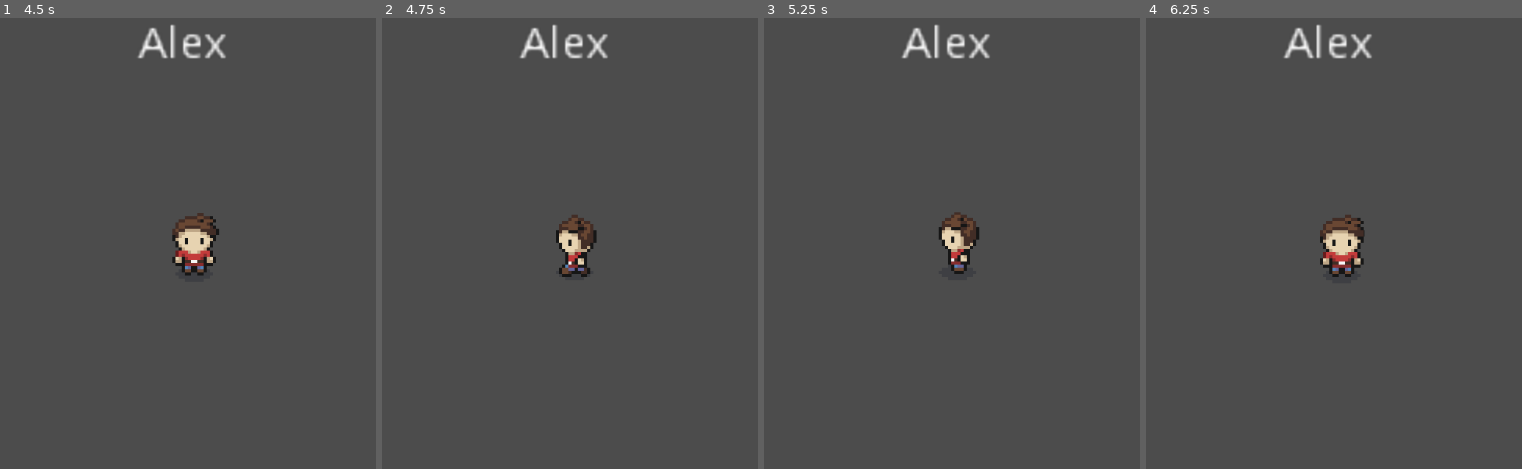
Above: before the commit, frames 1-4 (left to right).
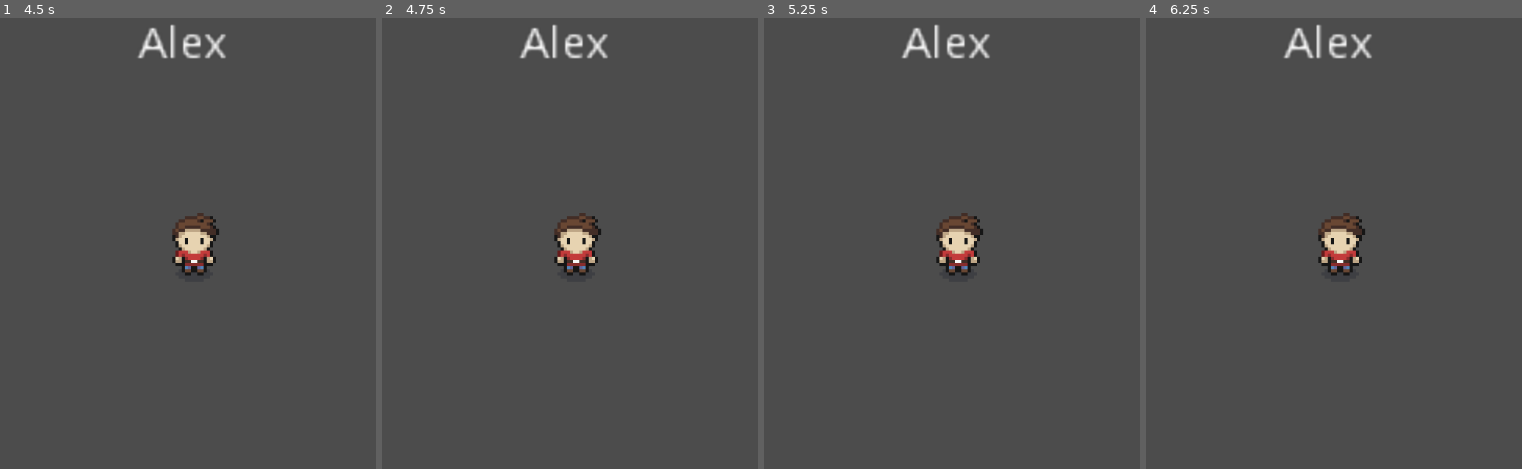
Above: after the commit, the same moments.

Repository: JU-2094/MindClub
Game: Godot game, scene res://scenes/Multmenu.tscn
Two runs of this game, one before a commit and one after it. Both use one fixed random seed, a clock stepped at 60 frames per second and the inputs below.
Inputs (mouse positions are in pixels of both pictures, inside the frame that each line leads up to):
- Up to frame 1 (4.5 s): click (206, 135) at 0.52 s; type "Alex" at 0.6 s; click (214, 320) at 0.75 s; type "Alex" at 0.83 s; click "CREATE" at 1.25 s; tap Enter at 2 s; drag from (278, 220) to (274, 144) at 2.02 s; drag from (195, 248) to (154, 342) at 2.77 s; move the mouse to (274, 144) at 3.52 s; click (274, 144) at 3.67 s; tap Space at 4.25 s; drag from (154, 342) to (outside the picture) at 4.27 s
- Up to frame 2 (4.75 s): no input
- Up to frame 3 (5.25 s): move the mouse to (outside the picture) at 5.02 s; click (outside the picture) at 5.17 s
- Up to frame 4 (6.25 s): tap Enter at 5.75 s; drag from (outside the picture) to (1341, 248) at 5.77 s

Frame 1 is identical in both runs. In frame 2, 1.0% of the frame differs, in the area x 45-59%, y 43-58%; in frame 3, 1.0%; in frame 4, 0.7%.
Error in both runs: Invalid get index '1' (on base: 'Array'). (res://scripts/Multmenu.gd:10)

Commit message:
swipe improved

Diff:
--- a/Players/Player.tscn
+++ b/Players/Player.tscn
@@ -436,16 +436,16 @@
 [node name="SwipeDetector" parent="." instance=ExtResource( 3 )]
 process_method = "Fixed"
 
-[node name="AttackRight" type="Area2D" parent="SwipeDetector"]
-position = Vector2( 26.8537, -8.57825 )
+[node name="AttackArea" type="Area2D" parent="SwipeDetector"]
+position = Vector2( 27.0402, -8.57825 )
 __meta__ = {
 "_edit_group_": true
 }
 
-[node name="CollisionPolygon2D" type="CollisionPolygon2D" parent="SwipeDetector/AttackRight"]
+[node name="CollisionPolygon2D" type="CollisionPolygon2D" parent="SwipeDetector/AttackArea"]
 position = Vector2( 13.7538, -16.0376 )
 scale = Vector2( 1.24476, 1 )
-polygon = PoolVector2Array( -36.8503, 10.1753, -36.8503, -9.8247, -24.7997, -9.8247, -4.71546, -4.8247, 3.31824, 15.1753, 3.31824, 35.1753, -14.7576, 35.1753, -17.0085, 21.3282, -24.7997, 10.1753 )
+polygon = PoolVector2Array( -53.5634, -6.83081, -41.8778, -10.1875, -24.7997, -9.8247, -7.12077, -5.71191, 3.31824, 15.1753, 3.31824, 35.1753, -14.7576, 35.1753, -17.0085, 21.3282, -24.7997, 10.1753, -40.2299, 9.95272, -48.0202, 17.4121, -53.2638, 33.4497, -69.7434, 33.0767, -68.3951, 16.6661, -63.601, 2.67986 )
 
 [node name="SwipeArea" type="Area2D" parent="SwipeDetector"]
 __meta__ = {
--- a/scripts/Player.gd
+++ b/scripts/Player.gd
@@ -1,4 +1,4 @@
-extends KinematicBody2D
+	extends KinematicBody2D
 
 #onready var trail = $Trail
 #onready var sectors = $Sectors
@@ -18,7 +18,16 @@
 var elapsed_time
 var DO_DASH = 40
 var DISTANCE_DASH =  5000
+var SWIPE_TOLERANCE = 10
+var DO_SWIPE_01_X = 95
+var DO_SWIPE_01_Y = 100
 var prev_area
+var ini_area
+var lock_area
+var lock_swipe
+var count_tolerance
+var flag_swipe
+
 #Network
 slave var slave_position = Vector2()
 # ToDo List:
@@ -53,6 +62,7 @@
 	anim_handler.start("idle_down")
 	prev_dir = ""
 	prev_area = ""
+	lock_swipe = 0
 	pass
 
 func _physics_process(delta):
@@ -104,26 +114,44 @@
 	init_time = OS.get_ticks_msec()
 	updpoint = Vector2(0,0)
 	endpoint = Vector2(0,0)
-
-	prev_area = partial_gesture.get_area().get_name()
-	print('\n--Area detected::',partial_gesture.get_area().get_name())
+	count_tolerance = 0
+
+	ini_area = partial_gesture.get_area().get_name()
+	flag_swipe = 1
+	if partial_gesture.get_area().get_name() != "SwipeArea" and !lock_swipe:
+		lock_swipe = 1
+		lock_area = partial_gesture.get_area().get_name()
+	elif partial_gesture.get_area().get_name() != "SwipeArea":
+		init_time = 0
+
 	#self.position=startpoint
 	pass
   #trail.set_position(point)
   #trail.set_emitting(true)
 
+# This callback is called by all Areas affected
 func _on_SwipeDetector_swipe_updated( partial_gesture ):
+
+	if prev_area != partial_gesture.get_area().get_name():
+		count_tolerance = 0
+	else:
+		count_tolerance += 1
+
+	prev_area = partial_gesture.get_area().get_name()
 	updpoint = partial_gesture.last_point()
-	# print(updpoint)
-	pass
-  #trail.set_position(point)
+
+	if count_tolerance > SWIPE_TOLERANCE:
+		flag_swipe = 0
+
+	pass
+# trail.set_position(point)
 
 
 func _on_SwipeDetector_swipe_ended( gesture ):
-	print('--Swipe ended--\n')
-	print('--Final area::', gesture.get_area().get_name())
-
+	if prev_area == lock_area:
+		lock_swipe = 0
 	endpoint = gesture.last_point()
+
 	init_time  = 0
 	elapsed_time = 0
 	# print(endpoint)
@@ -132,7 +160,6 @@
 
 	var delta_x = startpoint.x - endpoint.x
 	var delta_y = startpoint.y - endpoint.y
-
 	# ToDo Add code for attack gestures. Only dash is considered
 	# The threshold for doing the dash is 40
 	# This only supports 4 directions (up, down, left, right)
@@ -145,10 +172,15 @@
 		move_and_slide(dir_vector * DISTANCE_DASH , Vector2(0,0))
 		pass
 
-	if prev_area != gesture.get_area().get_name():
-		# gesture.swipe_stop(prev_area, true)
-		print('here')
+	# TODO ERROR HERE... TRY TO COMBINE CONDITIONS
+	print('delta_x::', delta_x, '  delta_y::', delta_y)
+	print(gesture.get_speed())
+	print(gesture.get_duration())
+	if flag_swipe and (delta_x >= DO_SWIPE_01_X) and (delta_y >= DO_SWIPE_01_Y):
+		print('ATTACK')
 		pass
+
+
 
 	"""
 	print("angle:",str(gesture.get_direction_angle()))
@@ -159,20 +191,19 @@
 	"""
 	pass
 
-
 func _on_SwipeDetector_swiped( gesture ):
-	#dir = gesture.get_direction()7
+	# dir = gesture.get_direction()
 	var curve =gesture.get_curve()
-
 	# print('last ', gesture.last_point())
 	pass
-
 
 func _on_SwipeDetector_swipe_failed():
 	# print("curr_position",self.position)
 	# print("gesture last point")
 	init_time = 0
 	elapsed_time = 0
+	if ini_area == lock_area:
+		lock_swipe = 0
 	# print('Swipe_failed')
 
 func init(nickname, start_position, is_slave):
